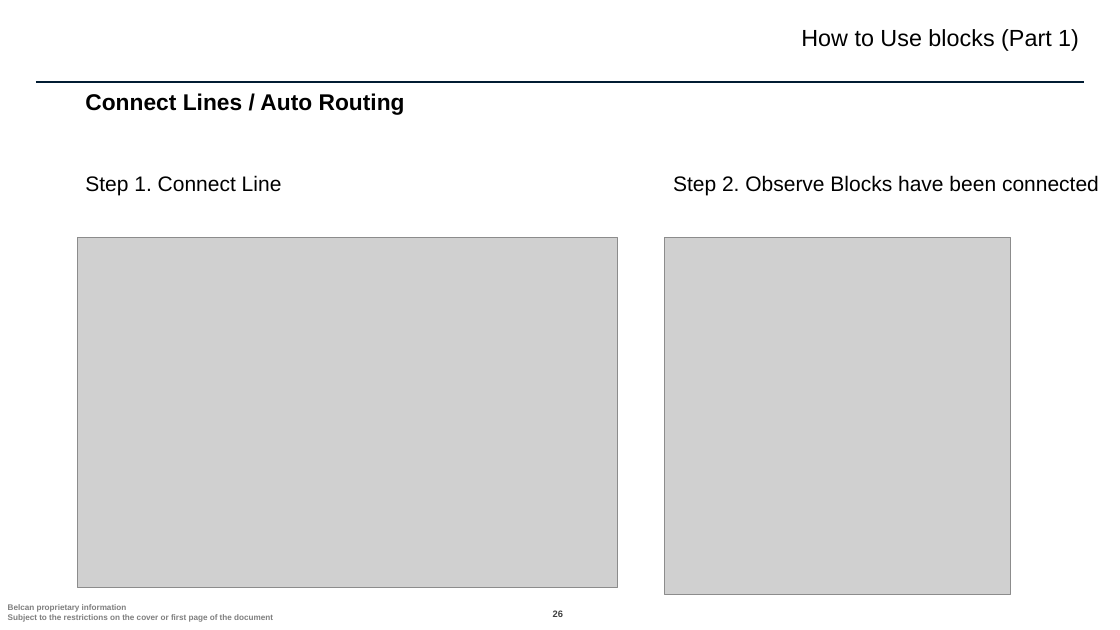
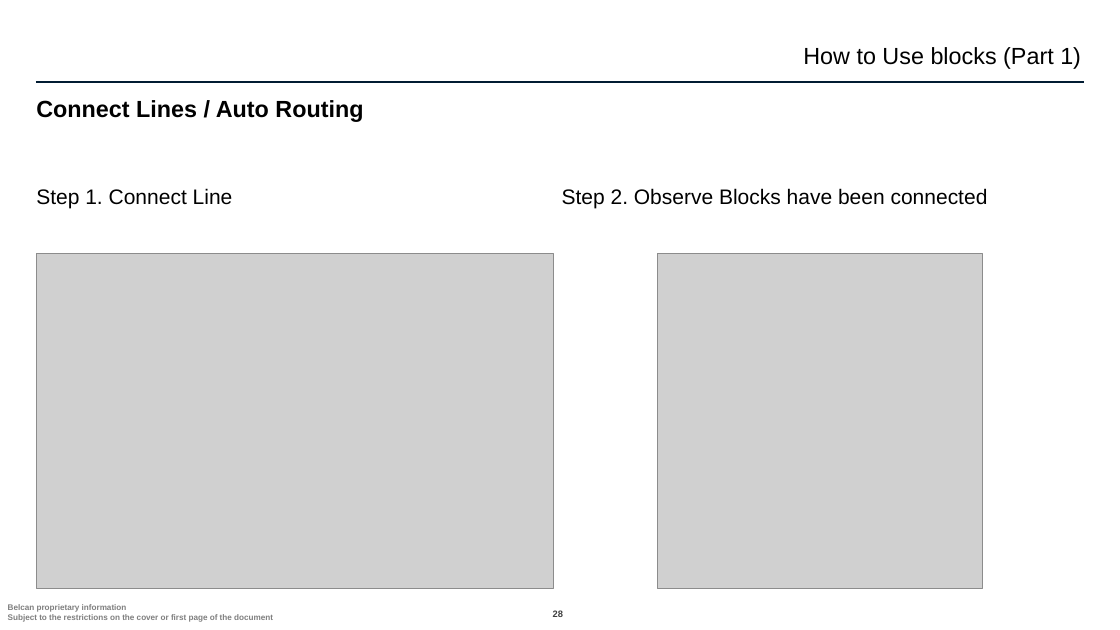
Before and after one commit to ntylerbelcan/aviation-controls-simulink-training-Belcan, a slide deck: slide 28 of ch01/Chapter 1 - Belcan.pptx (slide 26 before the commit). Drawn at 1120x630 pixels with LibreOffice and Linux fonts; fonts in the diff are those of the drawing; grey boxes stand for pictures; background and template pictures are left out. Boxes give left, top, right and bottom in pixels: in the first picture for what was removed or moved away, otherwise in the second. Text is boxed around its words. In the diff, an @@ line names an element or a change of style, - is before the commit and + after.

```diff
--- a/ch01/Chapter 1 - Belcan.pptx
+++ b/ch01/Chapter 1 - Belcan.pptx
@@ text "How to Use blocks (Part ...": place and size @@
-text "How to Use blocks (Part ..." at bbox=[801, 29, 1079, 51]
+text "How to Use blocks (Part ..." at bbox=[803, 47, 1081, 69]
@@ title "Connect Lines / Auto Routing": place and size @@
-title "Connect Lines / Auto Routing" at bbox=[85, 93, 405, 115]
+title "Connect Lines / Auto Routing" at bbox=[36, 100, 363, 122]
@@ title "Connect Lines / Auto Routing" at bbox=[36, 100, 363, 122]: size 19.5 to 20 pt @@
@@ text "Step 1. Connect Line": place and size @@
-text "Step 1. Connect Line" at bbox=[85, 175, 282, 195]
+text "Step 1. Connect Line" at bbox=[36, 188, 233, 208]
@@ text "Step 1. Connect Line" at bbox=[36, 188, 233, 208]: more space between paragraphs @@
@@ text "Step 2. Observe Blocks have ..." at bbox=[562, 188, 988, 208]: more space between paragraphs @@
@@ text "Step 2. Observe Blocks have ...": place and size @@
-text "Step 2. Observe Blocks have ..." at bbox=[673, 175, 1099, 195]
+text "Step 2. Observe Blocks have ..." at bbox=[562, 188, 988, 208]
@@ picture: place and size @@
-picture at bbox=[77, 237, 618, 587]
+picture at bbox=[36, 254, 553, 589]
@@ picture: place and size @@
-picture at bbox=[665, 237, 1011, 594]
+picture at bbox=[658, 254, 983, 589]
```
Also in this commit, not shown: 46 other slides changed, 3 slides added.
